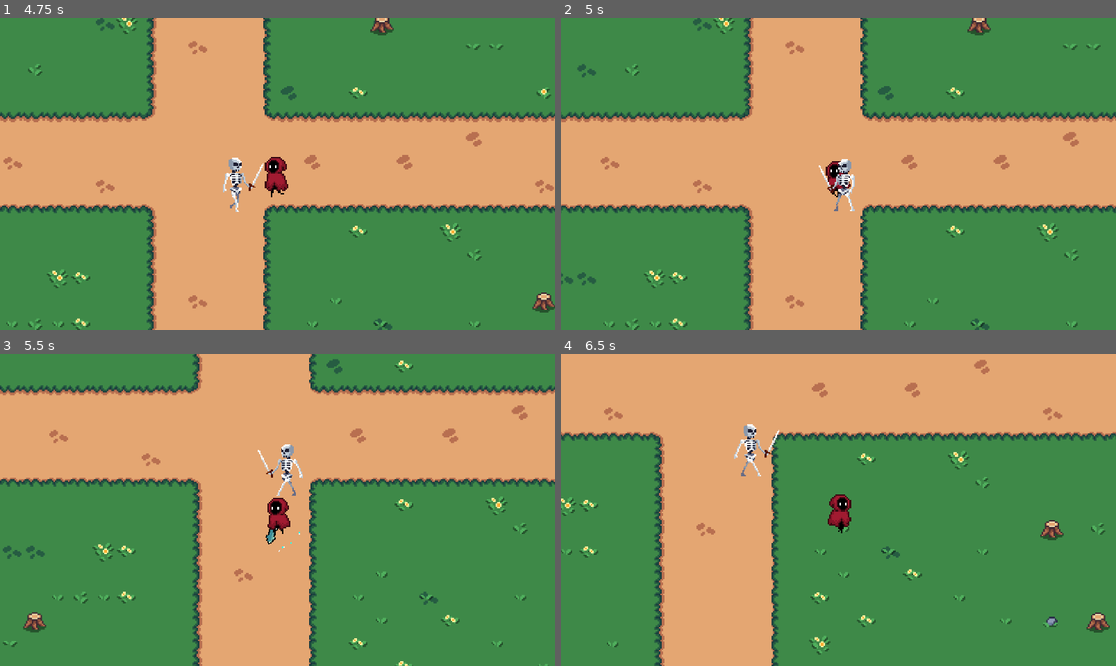
Above: before the commit, frames 1-4 (two rows, left to right).
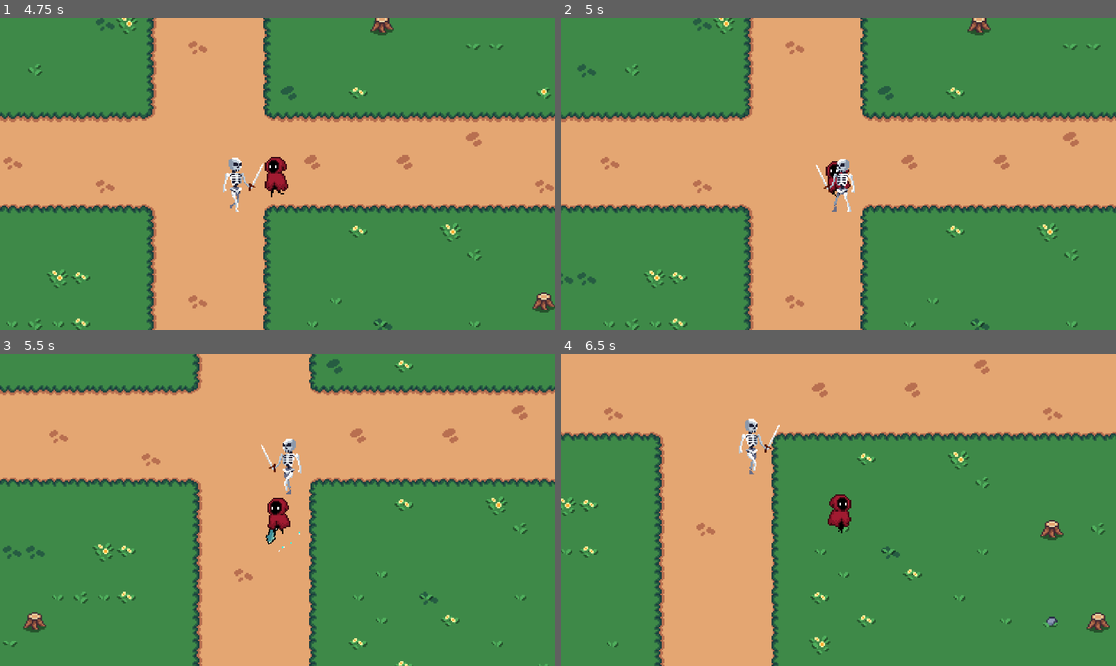
Above: after the commit, the same moments.

Repository: Jerga99/godot-2d-game-course
Game: Godot game, scene res://scenes/play_scene.tscn
The game is run twice, just before and just after one commit, with the same random seed, the same clock (stepped at 60 frames per second) and the same inputs.
Inputs (mouse positions are in pixels of both pictures, inside the frame that each line leads up to):
- Up to frame 1 (4.75 s): move the mouse to (399, 158) at 0.52 s; hold D (right) 0.53-1.28 s; tap one key every 0.75 s from 0.6 s: 1 (ability_1) 2 (ability_2) 3 (ability_3) 1 (ability_1) 2 (ability_2) 3 (ability_3); move the mouse to (166, 189) at 1.27 s; hold S (down) 1.28-2.03 s; move the mouse to (333, 105) at 2.02 s; hold D (right) 2.03-2.78 s; move the mouse to (249, 236) at 2.77 s; hold W (up) 2.78-3.53 s; move the mouse to (444, 220) at 3.52 s; hold A (left) from 3.53 s (still down); move the mouse to (111, 127) at 4.27 s
- Up to frame 2 (5 s): keep holding A (left)
- Up to frame 3 (5.5 s): move the mouse to (305, 510) at 5.02 s; release A (left) at 5.03 s; hold S (down) from 5.03 s (still down); tap 1 (ability_1) at 5.1 s
- Up to frame 4 (6.5 s): move the mouse to (755, 432) at 5.77 s; release S (down) at 5.78 s; hold D (right) from 5.78 s (still down); tap 2 (ability_2) at 5.85 s

Frame 1 is identical in both runs. In frame 2, 0.4% of the frame differs, in the area x 45-53%, y 45-63%; in frame 3, 0.5%; in frame 4, 0.5%, in the area x 31-40%, y 20-40%.

Commit message:
Stop distance

Diff:
--- a/scenes/skeleton.tscn
+++ b/scenes/skeleton.tscn
@@ -148,6 +148,7 @@
 scale = Vector2(0.8, 0.8)
 script = ExtResource("1_txkty")
 speed = 20.0
+stop_distance = 15.0
 
 [node name="AnimatedSprite2D" type="AnimatedSprite2D" parent="."]
 texture_filter = 1
--- a/scripts/entity/enemy.gd
+++ b/scripts/entity/enemy.gd
@@ -7,6 +7,7 @@
 var last_position
 
 @export var speed: float = 10.0
+@export var stop_distance: float = 10.0
 
 func _ready():
 	super._ready()
@@ -17,10 +18,9 @@
 func _process(delta: float):
 	if player != null:
 		var dir = (player.position - self.position).normalized()
-		position += dir * speed * delta
 
-		if position.distance_to(player.position) < 0.1:
-			position = player.position
+		if position.distance_to(player.position) > stop_distance:
+			position += dir * speed * delta
 
 		velocity = (position - last_position) / delta
 		current_speed = velocity.length()
